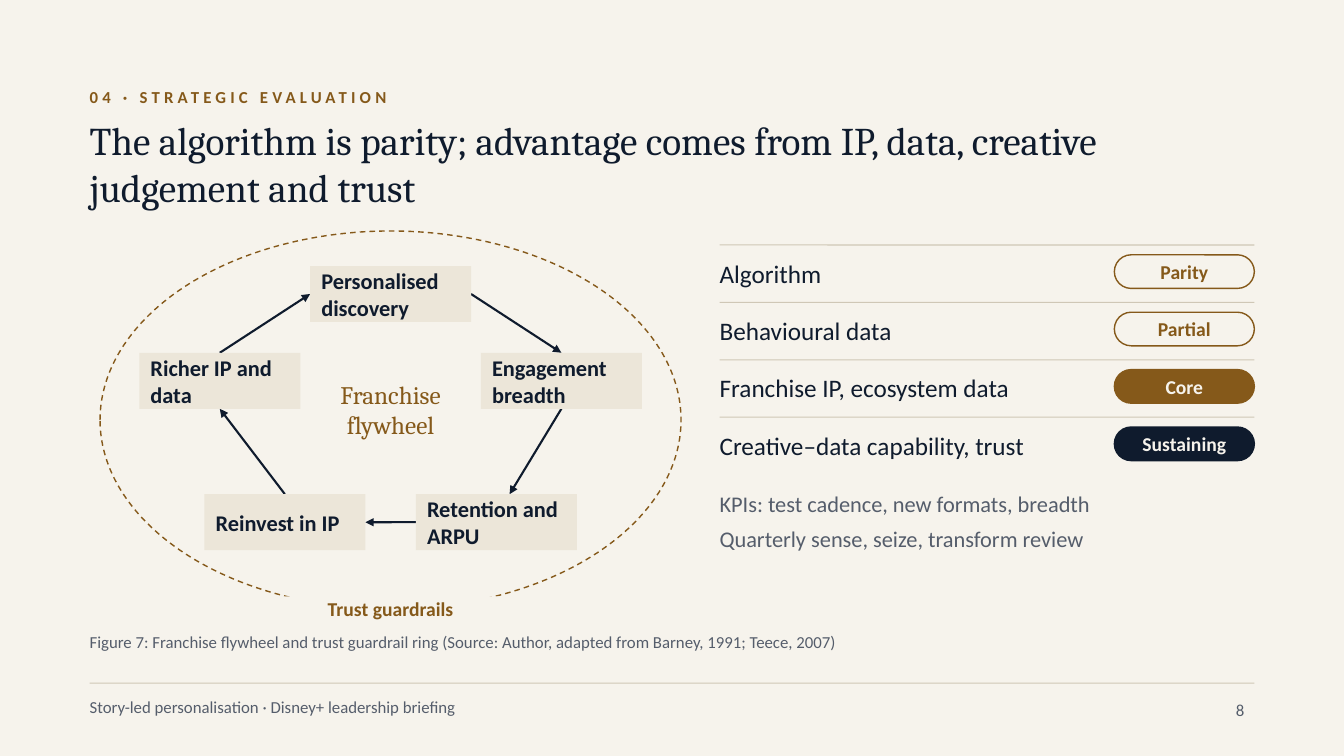
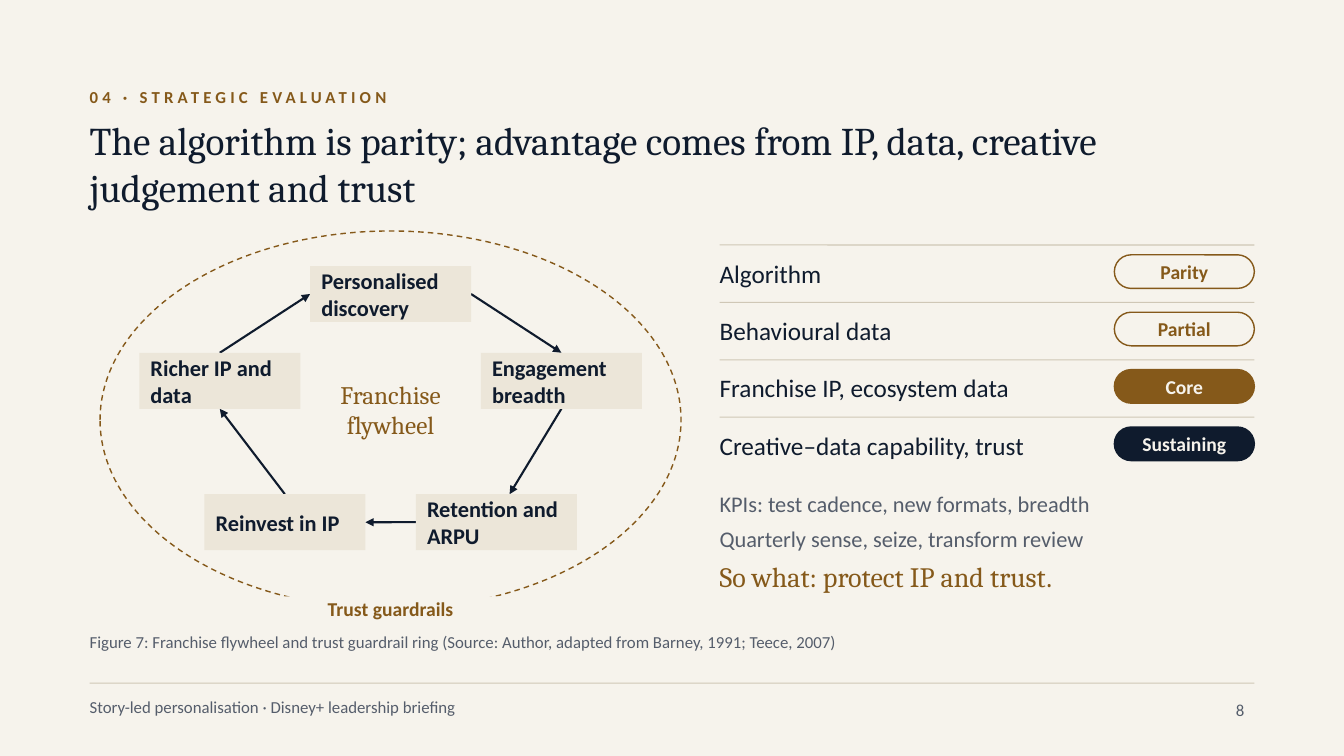
Before and after one commit to karanrg22-svg/skill, a slide deck: slide 8 of output/A_Corporate_Editorial.pptx. Drawn at 1344x756 pixels with LibreOffice and Linux fonts; fonts in the diff are those of the drawing. Boxes give left, top, right and bottom in pixels: in the first picture for what was removed or moved away, otherwise in the second. Text is boxed around its words. In the diff, an @@ line names an element or a change of style, - is before the commit and + after.

```diff
--- a/output/A_Corporate_Editorial.pptx
+++ b/output/A_Corporate_Editorial.pptx
@@ text added at (x1=720, y1=567, x2=1052, y2=593), 20 pt, text #85591A @@
+So what: protect IP and trust.
```
Also in this commit, not shown: 3 other slides changed.
